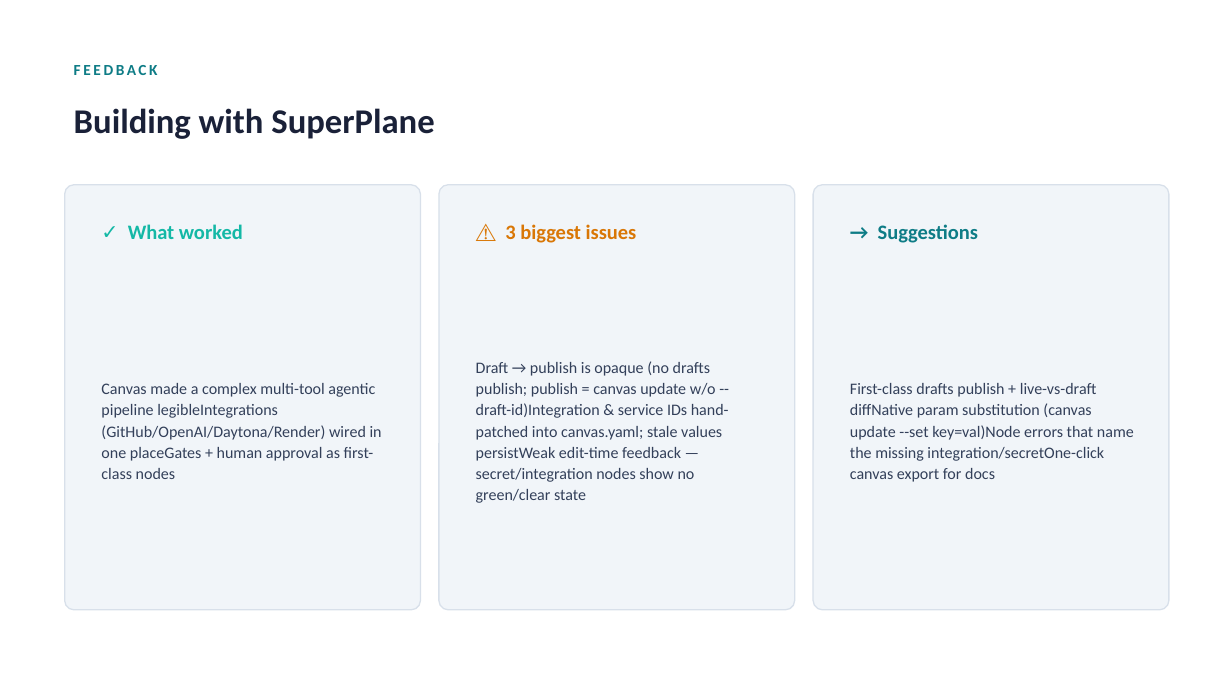
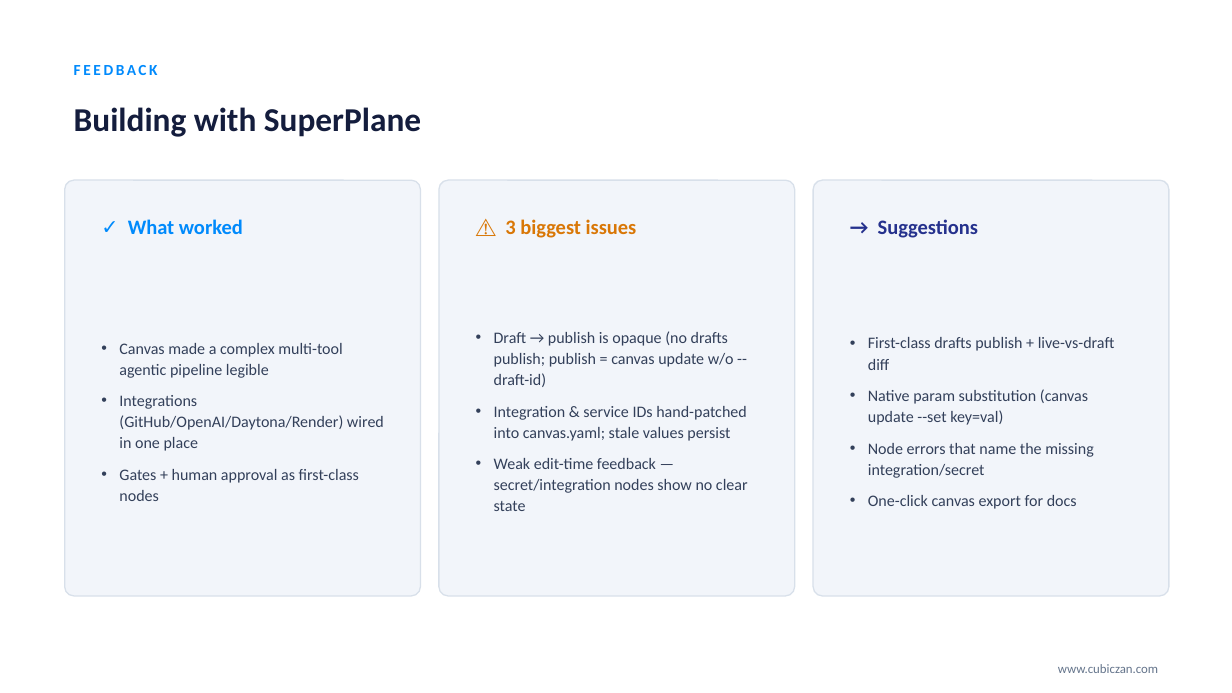
Before and after one commit to Cubiczan/software-factory, a slide deck: slide 7 of SuperPlane-Software-Factory.pptx. Drawn at 1232x693 pixels with LibreOffice and Linux fonts; fonts in the diff are those of the drawing. Boxes give left, top, right and bottom in pixels: in the first picture for what was removed or moved away, otherwise in the second. Text is boxed around its words. In the diff, an @@ line names an element or a change of style, - is before the commit and + after.

```diff
--- a/SuperPlane-Software-Factory.pptx
+++ b/SuperPlane-Software-Factory.pptx
@@ text "FEEDBACK" at [74, 65, 158, 75]: text colour #0E7C86 to #008AFC @@
@@ text "Building with SuperPlane" at [74, 107, 421, 137]: size 27 to 26 pt, text colour #1A2138 to #141D3D @@
@@ rounded rectangle: place and size @@
-rounded rectangle at [65, 185, 421, 610]
+rounded rectangle at [65, 180, 421, 596]
@@ text "✓ What worked" at [128, 219, 243, 234]: text colour #14B8A6 to #008AFC @@
@@ rounded rectangle: place and size @@
-rounded rectangle at [439, 185, 795, 610]
+rounded rectangle at [439, 180, 795, 596]
@@ text "⚠ 3 biggest issues": place and size @@
-text "⚠ 3 biggest issues" at [505, 224, 637, 243]
+text "⚠ 3 biggest issues" at [505, 219, 637, 238]
@@ fill #F1F5F9 to #F2F5FA in 3 elements at [65, 180, 421, 596], [439, 180, 795, 596], [813, 180, 1169, 596] @@
@@ rounded rectangle: place and size @@
-rounded rectangle at [813, 185, 1169, 610]
+rounded rectangle at [813, 180, 1169, 596]
@@ text "→ Suggestions" at [878, 219, 978, 238]: text colour #0E7C86 to #25318D @@
@@ text at [119, 343, 384, 501]: text changed @@
-• Canvas made a complex multi-tool agentic pipeline legibleIntegrations (GitHub/OpenAI/Daytona/Render) wired in one placeGates + human approval as first-class nodes
+• Canvas made a complex multi-tool agentic pipeline legible
+• Integrations (GitHub/OpenAI/Daytona/Render) wired in one place
+• Gates + human approval as first-class nodes
@@ text at [494, 331, 748, 511]: text changed @@
-• Draft → publish is opaque (no drafts publish; publish = canvas update w/o --draft-id)Integration & service IDs hand-patched into canvas.yaml; stale values persistWeak edit-time feedback — secret/integration nodes show no green/clear state
+• Draft → publish is opaque (no drafts publish; publish = canvas update w/o --draft-id)
+• Integration & service IDs hand-patched into canvas.yaml; stale values persist
+• Weak edit-time feedback — secret/integration nodes show no clear state
@@ text at [868, 337, 1115, 509]: text changed @@
-• First-class drafts publish + live-vs-draft diffNative param substitution (canvas update --set key=val)Node errors that name the missing integration/secretOne-click canvas export for docs
+• First-class drafts publish + live-vs-draft diff
+• Native param substitution (canvas update --set key=val)
+• Node errors that name the missing integration/secret
+• One-click canvas export for docs
@@ text added at [1058, 664, 1158, 673], 10 pt, text #64748B @@
+www.cubiczan.com
```
Also in this commit, not shown: 7 other slides changed, 1 other file.
